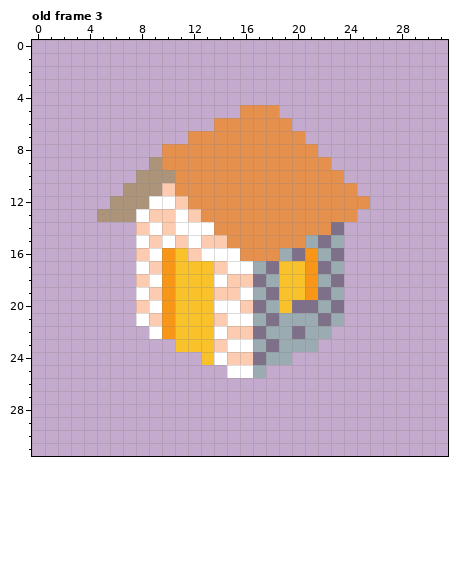
Two states of a pixel-art file, assets/buildings.aseprite. This is how it looked before the edit.
32x32 pixels, 6 frames. Colours within 5 levels of each other are drawn and written as one. Shown: old frame 3. The commit also changed other frames, which this record leaves out.
After:
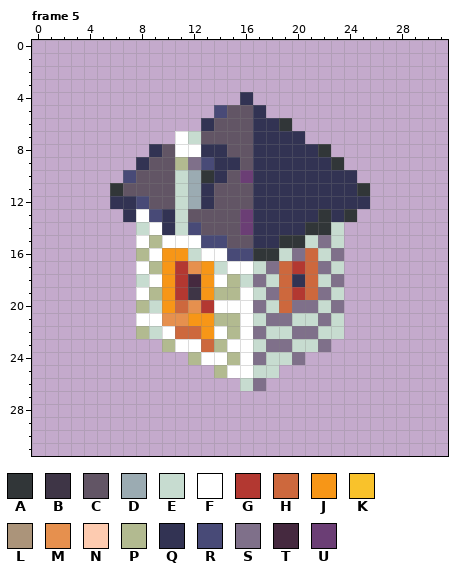
Palette (. is transparent): A #313638  B #3e3546  C #625565  D #9babb2  E #c7dcd0  F #ffffff  G #b33831  H #cd683d  J #f79617  K #f9c22b  L #ab947a  M #e6904e  N #fdcbb0  P #b2ba90  Q #323353  R #484a77  S #7f708a  T #45293f  U #6b3e75
A new or re-ordered frame is compared with the old frame closest to it.
Difference:
frames 6 -> 21
Changed rows in their new state; - is an unchanged pixel.
Frame 5 is new; against old frame 3, layer "Layer 1":
first column x 5:
 4 -----------Q---------
 5 ---------RCCQ.-------
 6 --------QCCCQQA------
 7 ------FECCCCQQQQ-----
 8 ----QCFFQQCCQQQQQA---
 9 ---QCCPSRQQCQQQQQQA--
10 --RCCCEDAQCUQQQQQQQQ-
11 -ACCCCEDQCCCQQQQQQQQA
12 -QQRCCEDQCCCQQQQQQQQQ
13 ..Q-RQECCCCUQQQQQAQA-
14 ---E-QERCCCUQQQQAAE--
15 ----P-F-RRCCQQAAE-E--
16 ---P--JE--RRAAE-HE---
17 ----P-GMJE--E-HGH-E--
18 ---E--GTJ-PE-EHQHE---
19 ----P-GBJPP-E-HGH-E--
20 ---PE-HMG--F-EH--E---
21 ----FMMJJPP-E-SEE-E--
22 ---PEFHHJ-PF-EE-SEE--
23 -----PFFHP--E-SEES---
24 -------PF-PF-EES-----
25 ---------P--EE-------
26 -----------ES--------
